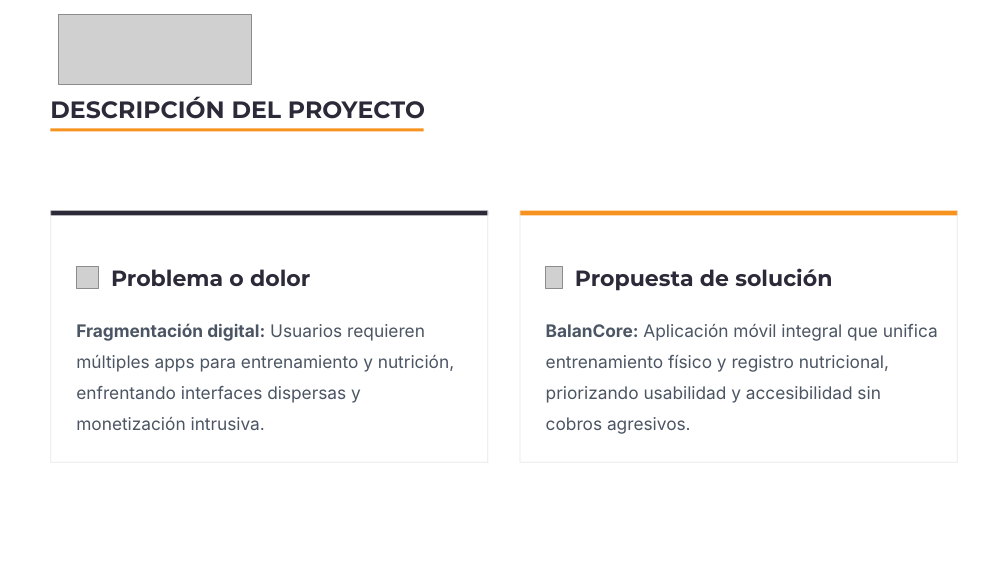
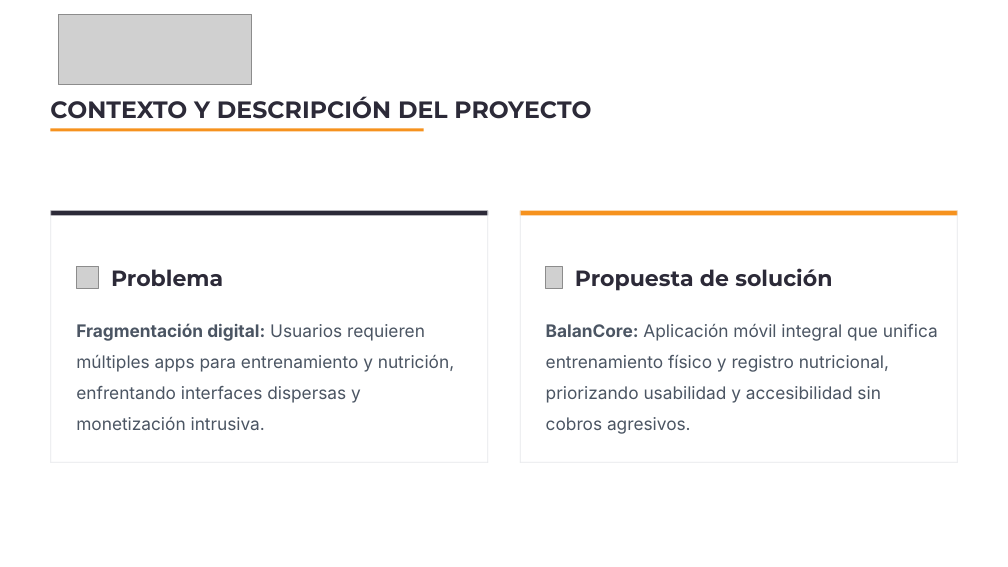
Before and after one commit to DanBetTap/800D-Equipo09, a slide deck: slide 4 of Fase 3/Evidencias Grupales/Presentación Final del proyecto.pptx (slide 3 before the commit). Drawn at 1008x567 pixels with LibreOffice and Linux fonts; fonts in the diff are those of the drawing; grey boxes stand for pictures. Boxes give left, top, right and bottom in pixels: in the first picture for what was removed or moved away, otherwise in the second. Text is boxed around its words. In the diff, an @@ line names an element or a change of style, - is before the commit and + after.

```diff
--- a/Fase 3/Evidencias Grupales/Presentación Final del proyecto.pptx
+++ b/Fase 3/Evidencias Grupales/Presentación Final del proyecto.pptx
@@ text at (50, 96, 591, 119): text changed @@
-DESCRIPCIÓN DEL PROYECTO
+CONTEXTO Y DESCRIPCIÓN DEL PROYECTO
@@ text at (111, 269, 223, 286): text changed @@
-Problema o dolor
+Problema
```
Also in this commit, not shown: 2 other slides changed, 3 slides added.
